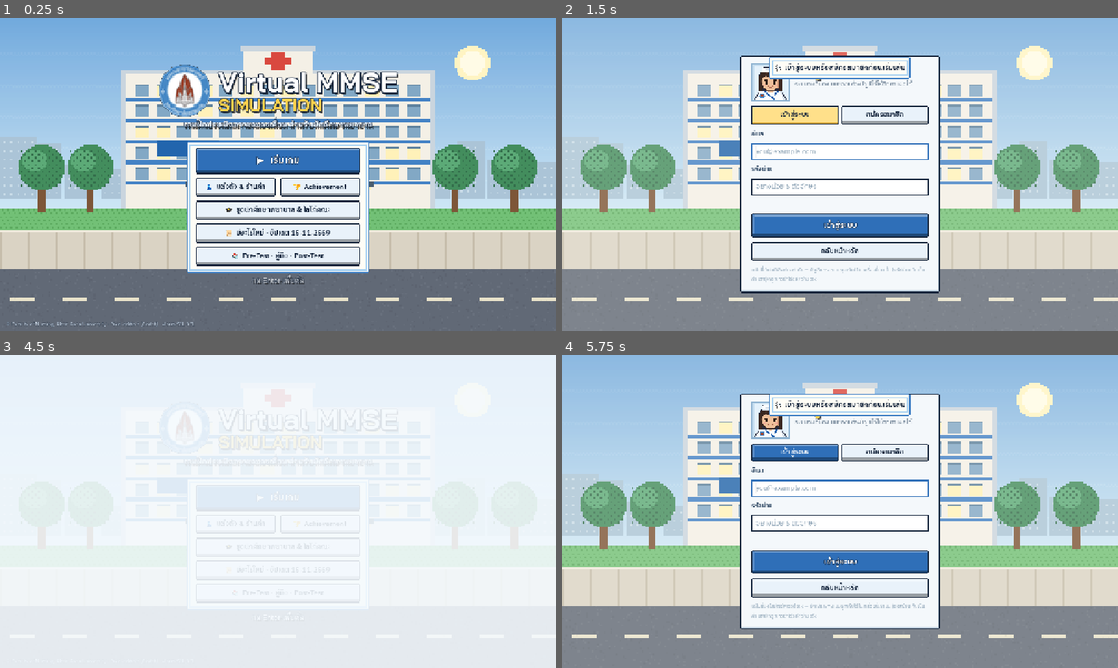
Above: before the commit, frames 1-4 (two rows, left to right).
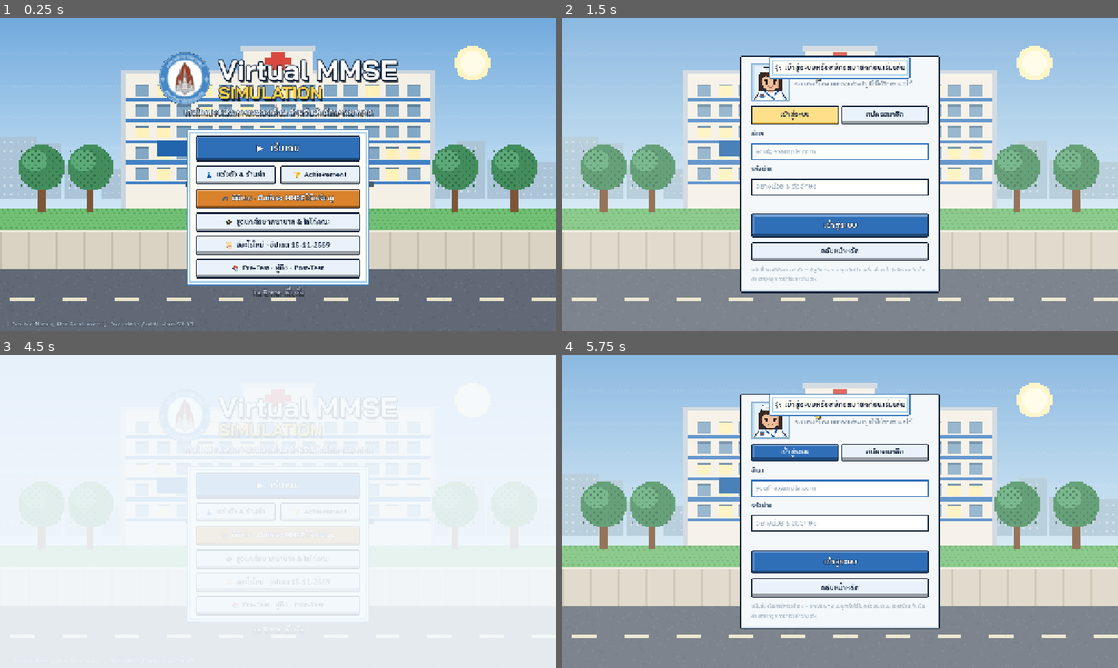
Above: after the commit, the same moments.

Repository: keerati-chawong/virtual-mmse-pixel
Game: Godot game, scene res://scenes/main.tscn
The game is run twice, just before and just after one commit, with the same random seed, the same clock (stepped at 60 frames per second) and the same inputs.
Inputs:
- Up to frame 1 (0.25 s): no input
- Up to frame 2 (1.5 s): click "▶ เริ่มเกม" at 0.5 s; click "เข้าสู่ระบบ" at 1.25 s
- Up to frame 3 (4.5 s): click "สมัครสมาชิก" at 2 s; click "เข้าสู่ระบบ" at 2.75 s; click "เข้าสู่ระบบ" at 3.5 s; click "กลับหน้าหลัก" at 4.25 s
- Up to frame 4 (5.75 s): click "👗 แต่งตัว & ร้านค้า" at 5 s

The runs differ from the first frame. In frame 1, 17% of the frame differs, in the area x 28-72%, y 10-90%; in frame 2, nothing differs; in frame 3, 0.3%; in frame 4, nothing differs.

Commit message:
เพิ่มมินิเกม 3 เกม: จำให้แม่น · ลบเจ็ดสายฟ้า · จัดกระเป๋าให้ถูก
- หน้า 🎮 มินิเกม (scripts/screens/minigame.gd) เข้าได้จากหน้าแรกและเมนูเกม
- จำให้แม่น: จับคู่ไพ่อุปกรณ์ 6 คู่ใน 60 วินาที (ฝึกความจำ ข้อ 3/5)
- ลบเจ็ดสายฟ้า: 100 − 7 ต่อเนื่องใน 45 วินาที กด 1–4 ได้ (ข้อ 4)
- จัดกระเป๋าให้ถูก: คัดอุปกรณ์ MMSE ออกจากของหลอก 12 ชิ้นใน 40 วินาที พร้อมเหตุผล
- เหรียญจากมินิเกม (ร่าง): สูงสุด 20 ต่อรอบ วันละ 3 รอบต่อเกม — Prof.MINI_RULES
- Achievement ใหม่ "นักเล่นมินิเกม" เล่นครบ 3 เกม ได้ 30 เหรียญ
- เพิ่มอีโมจิที่ใช้ในฟอนต์ subset · tools/shots.gd --mini เล่นมินิเกมอัตโนมัติ
- export เว็บใหม่

Co-Authored-By: Claude Opus 5.5 <noreply@anthropic.com>
Claude-Session: https://claude.ai/code/session_01R8K42u8NmKwX22d8zF9Aod

Diff:
--- a/scripts/data.gd
+++ b/scripts/data.gd
@@ -317,6 +317,7 @@
 const RULES_TEXT := "[b]คุณสมบัติผู้ใช้แบบประเมิน[/b]\n• ผู้ใช้แบบประเมินต้องจบ [b]ปริญญาตรีขึ้นไป[/b]\n• ไม่ประเมินกับ …(505 unchanged characters)…
 
 const UPDATE_NOTES_NEW := [
+	"เพิ่มมินิเกม 3 เกม (จำให้แม่น · ลบเจ็ดสายฟ้า · จัดกระเป๋าให้ถูก) ฝึกทักษะ MMSE และได้เหรียญ — กดปุ่ม 🎮 มินิเกม ที่เมนูเกม",
 	"เพิ่มซีนประเมินในชุมชน (เยี่ยมบ้าน) — เลือกได้ที่เมนูเกมว่าจะประเมินในโรงพยาบาลหรือในชุมชน",
 	"เพิ่มระบบเลือกความยาก ง่าย · ปานกลาง · ยาก — ระบบสุ่มเคส 1 ใน 3 ของระดับที่เลือก",
 	"เพิ่มระบบแต่งตัว เลือกตัวละครผู้หญิง/ผู้ชาย ชุด หมวก รองเท้า และเครื่องประดับ",
--- a/scripts/main.gd
+++ b/scripts/main.gd
@@ -14,8 +14,9 @@
 	"result": "res://scripts/screens/result.gd",
 	"wardrobe": "res://scripts/screens/wardrobe.gd",
 	"achieve": "res://scripts/screens/achieve.gd",
+	"minigame": "res://scripts/screens/minigame.gd",
 }
-const NEED_LOGIN := ["lobby", "brief", "wardrobe", "achieve"]
+const NEED_LOGIN := ["lobby", "brief", "wardrobe", "achieve", "minigame"]
 const GAME_SCREENS := ["walk", "time", "cmd", "part"]
 
 var content: Control
--- a/scripts/profile.gd
+++ b/scripts/profile.gd
@@ -55,6 +55,7 @@
 	{"id": "community", "icon": "🏡", "t": "ลงชุมชนครั้งแรก", "desc": "ประเมินเต็มชุดในชุมชน (เยี่ยมบ้าน) จบ 1 ครั้ง", "reward": {"item": "hat_sun"}},
 	{"id": "hard_clear", "icon": "🔥", "t": "มือโปรเคสยาก", "desc": "ประเมินเต็มชุดระดับยากได้อย่างน้อย 2 ดาว", "reward": {"coins": 80}},
 	{"id": "all_diff", "icon": "👑", "t": "ครบทุกระดับ", "desc": "ประเมินเต็มชุดจบครบทั้งระดับง่าย ปานกลาง และยาก", "reward": {"item": "suit_gold"}},
+	{"id": "mini_all", "icon": "🎮", "t": "นักเล่นมินิเกม", "desc": "เล่นมินิเกมครบทั้ง 3 เกม", "reward": {"coins": 30}},
 	{"id": "shopper", "icon": "🛍", "t": "สายแฟชั่นประจำวอร์ด", "desc": "ซื้อเสื้อผ้าชิ้นแรกจากร้าน", "reward": {"coins": 10}},
 ]
 
@@ -66,6 +67,12 @@
 	"full_bonus": 30,      # โบนัสเมื่อประเมินครบทั้งชุด
 	"community_bonus": 10, # โบนัสเมื่อประเมินในชุมชน (เต็มชุด)
 	"start": 50,           # เหรียญเริ่มต้นของบัญชีใหม่
+}
+
+# มินิเกม (ร่าง): เหรียญต่อรอบ = round(max × ผลงาน 0–1) · รับเหรียญได้วันละ daily รอบต่อเกม
+const MINI_RULES := {
+	"max": 20,    # เหรียญสูงสุดต่อรอบ
+	"daily": 3,   # จำนวนรอบที่ได้เหรียญต่อวัน ต่อเกม
 }
 
 var data := {}
@@ -114,6 +121,44 @@
 func add_coins(n: int) -> void:
 	data.coins = coins() + n
 	save()
+
+
+# ---------- มินิเกม ----------
+func _mini() -> Dictionary:
+	if not data.has("mini") or not (data.mini is Dictionary):
+		data.mini = {}
+	var m: Dictionary = data.mini
+	var today := Time.get_date_string_from_system()
+	if m.get("day", "") != today:
+		m.day = today
+		m.n = {}
+	for k in ["n", "best", "played"]:
+		if not m.has(k) or not (m[k] is Dictionary):
+			m[k] = {}
+	return m
+
+func mini_left(id: String) -> int:
+	return maxi(int(MINI_RULES.daily) - int(_mini().n.get(id, 0)), 0)
+
+func mini_best(id: String) -> int:
+	return int(_mini().best.get(id, 0))
+
+## จบรอบมินิเกม → คืนเหรียญที่ได้
+func mini_end(id: String, pct: float, best: int) -> int:
+	var m := _mini()
+	var earned := 0
+	if mini_left(id) > 0:
+		earned = int(round(float(MINI_RULES.max) * clampf(pct, 0.0, 1.0)))
+		if earned > 0:
+			m.n[id] = int(m.n.get(id, 0)) + 1
+			data.coins = coins() + earned
+	if best > int(m.best.get(id, 0)):
+		m.best[id] = best
+	m.played[id] = true
+	save()
+	if m.played.size() >= 3:
+		unlock("mini_all")
+	return earned
 
 
 # ---------- ตู้เสื้อผ้า ----------
--- a/scripts/screens/home.gd
+++ b/scripts/screens/home.gd
@@ -61,6 +61,7 @@
 	ab.size_flags_horizontal = Control.SIZE_EXPAND_FILL
 	mh.add_child(ab)
 	mv.add_child(mh)
+	mv.add_child(UI.btn("🎮  มินิเกม · ฝึกทักษะ MMSE ได้เหรียญ", func(): G.goto("minigame"), "warn", 16))
 	mv.add_child(UI.btn("🎓  ชุดนักศึกษาพยาบาล & โลโก้คณะ", _gallery, "", 16))
 	mv.add_child(UI.btn("📜  มีอะไรใหม่ · อัปเดต 15-11-2569", _notes, "", 16))
 	mv.add_child(UI.btn("📚  Pre-Test · คู่มือ · Post-Test", func(): G.say("ส่วนนี้ยังไม่อยู่ในเดโม — เดโมนี้คือเกมประเมิน MMSE ครบทั้ง 11 ข้อ"), "", 16))
--- a/scripts/screens/lobby.gd
+++ b/scripts/screens/lobby.gd
@@ -26,6 +26,7 @@
 	coin_l = UI.head("🪙 %d" % Prof.coins(), 18, UI.INK)
 	cf.add_child(coin_l)
 	top.add_child(cf)
+	top.add_child(UI.btn("🎮 มินิเกม", func(): G.goto("minigame"), "warn", 14))
 	top.add_child(UI.btn("👗 แต่งตัว & ร้านค้า", func(): G.goto("wardrobe"), "", 14))
 	top.add_child(UI.btn("🏆 Achievement", func(): G.goto("achieve"), "", 14))
 	top.add_child(UI.btn("ออกจากระบบ", func():
--- /dev/null
+++ b/scripts/screens/minigame.gd
@@ -0,0 +1,495 @@
+extends Control
+## มินิเกม — เกมสั้น ๆ ฝึกทักษะที่ใช้ใน MMSE และเป็นอีกทางหาเหรียญ
+##   memory : จำให้แม่น — เปิดไพ่จับคู่อุปกรณ์ (ฝึกความจำแบบข้อ 3/5)
+##   seven  : ลบเจ็ดสายฟ้า — 100 − 7 ต่อเนื่องให้ไวที่สุด (ข้อ 4)
+##   kit    : จัดกระเป๋าให้ถูก — คัดอุปกรณ์ MMSE ออกจากของหลอก
+## กติกาเหรียญ: Prof.MINI_RULES (scripts/profile.gd)
+
+const GAMES := [
+	{"id": "memory", "icon": "🧠", "t": "จำให้แม่น", "mmse": "ข้อ 3 · ข้อ 5 ความจำ",
+	 "desc": "เปิดไพ่ทีละ 2 ใบ จับคู่อุปกรณ์ที่เหมือนกันให้ครบ 6 คู่ ภายใน 60 วินาที ยิ่งเปิดน้อยครั้งยิ่งได้เหรียญมาก", "time": 60.0},
+	{"id": "seven", "icon": "🔢", "t": "ลบเจ็ดสายฟ้า", "mmse": "ข้อ 4 คิดเลขในใจ",
+	 "desc": "เริ่มที่ 100 แล้วลบทีละ 7 เลือกคำตอบให้ถูกและไวที่สุดใน 45 วินาที (กดปุ่ม 1–4 บนคีย์บอร์ดได้)", "time": 45.0},
+	{"id": "kit", "icon": "🧳", "t": "จัดกระเป๋าให้ถูก", "mmse": "การเตรียมอุปกรณ์",
+	 "desc": "ของจะมาทีละชิ้น ตัดสินว่าต้องใส่กระเป๋าไปประเมิน MMSE หรือไม่ใช้ 12 ชิ้นใน 40 วินาที", "time": 40.0},
+]
+const MEM_KEYS := ["form", "a4", "pencil", "watch", "card", "penta"]
+const KIT_USE := {
+	"form": "ใช้บันทึกคะแนนทุกข้อ",
+	"a4": "ข้อ 8 พับกระดาษ · ข้อ 10 เขียน · ข้อ 11 วาด",
+	"pencil": "ข้อ 6 บอกชื่อ · ข้อ 10–11 เขียนและวาด",
+	"watch": "ข้อ 6 ให้ผู้ป่วยบอกชื่อสิ่งของ",
+	"card": "ข้อ 9 อ่านแล้วทำตาม",
+	"penta": "ข้อ 11 แบบให้ผู้ป่วยวาดตาม",
+}
+
+var game := ""          # "" = หน้ารวม
+var body: VBoxContainer
+var coin_l: Label
+var time_l: Label
+var score_l: Label
+var info_l: Label
+var time_left := 0.0
+var playing := false
+var score := 0
+var lock := false
+
+# memory
+var cards: Array = []     # [{k, b, open, done}]
+var first := -1
+var moves := 0
+var pairs := 0
+# seven
+var cur_n := 100
+var opts: Array = []
+var opt_btns: Array = []
+var q_l: Label
+var wrong := 0
+# kit
+var deck: Array = []
+var di := 0
+var item_box: VBoxContainer
+
+
+func _ready() -> void:
+	add_child(UI.backdrop(0.6))
+	var col := UI.vbox(12)
+	var m := UI.margin(col, 20)
+	m.set_anchors_preset(Control.PRESET_FULL_RECT)
+	add_child(m)
+	var top := UI.hbox(10)
+	top.add_child(UI.btn("◀ เมนูเกม", func(): G.goto("lobby"), "", 13))
+	top.add_child(UI.title("🎮 มินิเกม", 32, Color.WHITE))
+	top.add_child(UI.spacer())
+	top.add_child(UI.btn("👗 แต่งตัว & ร้านค้า", func(): G.goto("wardrobe"), "", 14))
+	var cf := UI.frame("slot_on", 8)
+	coin_l = UI.head("", 20, UI.INK)
+	cf.add_child(coin_l)
+	top.add_child(cf)
+	col.add_child(top)
+	body = UI.vbox(12)
+	body.size_flags_vertical = Control.SIZE_EXPAND_FILL
+	col.add_child(body)
+	Prof.changed.connect(_coins)
+	_coins()
+	_hub()
+
+
+func _coins() -> void:
+	if is_inside_tree():
+		coin_l.text = "🪙 %d" % Prof.coins()
+
+
+func _g(id: String) -> Dictionary:
+	for g in GAMES:
+		if g.id == id:
+			return g
+	return {}
+
+
+# ============================================================ หน้ารวม
+func _hub() -> void:
+	game = ""
+	playing = false
+	UI.clear(body)
+	var sub := UI.wrap(UI.label("เกมสั้น ๆ ฝึกทักษะที่ใช้ในการประเมิน MMSE · ได้เหรียญวันละ %d รอบต่อเกม (สูงสุดรอบละ %d เหรียญ)" % [Prof.MINI_RULES.daily, Prof.MINI_RULES.max], 15, Color.WHITE, true))
+	sub.add_theme_constant_override("outline_size", 5)
+	sub.add_theme_color_override("font_outline_color", UI.INK)
+	body.add_child(sub)
+	var row := UI.hbox(14)
+	row.size_flags_vertical = Control.SIZE_EXPAND_FILL
+	body.add_child(row)
+	for g in GAMES:
+		var card := UI.frame("dialog", 18)
+		card.size_flags_horizontal = Control.SIZE_EXPAND_FILL
+		var v := UI.vbox(10)
+		card.add_child(v)
+		var ic := UI.label(g.icon, 54)
+		ic.horizontal_alignment = HORIZONTAL_ALIGNMENT_CENTER
+		v.add_child(ic)
+		var t := UI.head(g.t, 28, UI.BRAND)
+		t.horizontal_alignment = HORIZONTAL_ALIGNMENT_CENTER
+		v.add_child(t)
+		var chip_row := UI.hbox(0)
+		chip_row.alignment = BoxContainer.ALIGNMENT_CENTER
+		chip_row.add_child(UI.chip("ฝึก " + g.mmse, UI.BRAND_SOFT, UI.BRAND, 13))
+		v.add_child(chip_row)
+		var d := UI.wrap(UI.label(g.desc, 15, UI.INK_2))
+		d.size_flags_vertical = Control.SIZE_EXPAND_FILL
+		v.add_child(d)
+		var left: int = Prof.mini_left(g.id)
+		v.add_child(UI.label("สถิติดีที่สุด: %s" % _best_text(g.id), 14, UI.INK, true))
+		v.add_child(UI.label(("รับเหรียญได้อีก %d รอบวันนี้" % left) if left > 0 else "วันนี้รับเหรียญครบแล้ว (เล่นต่อได้ ไม่ได้เหรียญ)", 13, UI.OK if left > 0 else UI.MUTED))
+		var id: String = g.id
+		var b := UI.btn("▶  เล่น", func(): _start(id), "primary", 20)
+		v.add_child(b)
+		row.add_child(card)
+
+
+func _best_text(id: String) -> String:
+	var b: int = Prof.mini_best(id)
+	if b <= 0:
+		return "-"
+	match id:
+		"memory":
+			return "%d คะแนน" % b
+		"seven":
+			return "ตอบถูก %d ข้อ" % b
+		_:
+			return "ถูก %d / 12 ชิ้น" % b
+
+
+# ============================================================ โครงหน้าเล่น
+func _start(id: String) -> void:
+	game = id
+	score = 0
+	lock = false
+	time_left = float(_g(id).time)
+	UI.clear(body)
+	var hud := UI.hbox(12)
+	var tf := UI.frame("slot_on", 8)
+	time_l = UI.head("", 22, UI.INK)
+	tf.add_child(time_l)
+	hud.add_child(tf)
+	hud.add_child(UI.title(_g(id).icon + " " + _g(id).t, 26, UI.GOLD))
+	hud.add_child(UI.spacer())
+	var sf := UI.frame("dialog", 8)
+	score_l = UI.head("", 20, UI.INK)
+	sf.add_child(score_l)
+	hud.add_child(sf)
+	hud.add_child(UI.btn("ยอมแพ้", func(): _end(), "", 13))
+	body.add_child(hud)
+	var area := UI.frame("dialog", 18)
+	area.size_flags_vertical = Control.SIZE_EXPAND_FILL
+	var av := UI.vbox(12)
+	av.alignment = BoxContainer.ALIGNMENT_CENTER
+	area.add_child(av)
+	body.add_child(area)
+	info_l = UI.wrap(UI.label("", 16, UI.INK_2))
+	info_l.horizontal_alignment = HORIZONTAL_ALIGNMENT_CENTER
+	match id:
+		"memory":
+			_mem_build(av)
+		"seven":
+			_seven_build(av)
+		"kit":
+			_kit_build(av)
+	av.add_child(info_l)
+	playing = true
+	S.play("open")
+	_hud()
+
+
+func _process(delta: float) -> void:
+	if not playing:
+		return
+	time_left -= delta
+	if time_left <= 0.0:
+		time_left = 0.0
+		_hud()
+		_end()
+		return
+	_hud()
+
+
+func _hud() -> void:
+	if time_l == null or not is_instance_valid(time_l):
+		return
+	time_l.text = "⏱ %d" % int(ceil(time_left))
+	time_l.add_theme_color_override("font_color", Color("d13b3b") if time_left <= 10.0 else UI.INK)
+	match game:
+		"memory":
+			score_l.text = "คู่ %d / 6 · เปิด %d ครั้ง" % [pairs, moves]
+		"seven":
+			score_l.text = "ถูก %d · ผิด %d" % [score, wrong]
+		"kit":
+			score_l.text = "ชิ้นที่ %d / 12 · ถูก %d" % [mini(di + 1, 12), score]
+
+
+# ============================================================ 1) จำให้แม่น
+func _mem_build(av: VBoxContainer) -> void:
+	cards.clear()
+	first = -1
+	moves = 0
+	pairs = 0
+	var ks: Array = MEM_KEYS + MEM_KEYS
+	ks.shuffle()
+	var grid := GridContainer.new()
+	grid.columns = 6
+	grid.add_theme_constant_override("h_separation", 14)
+	grid.add_theme_constant_override("v_separation", 14)
+	var c := CenterContainer.new()
+	c.add_child(grid)
+	av.add_child(c)
+	for i in ks.size():
+		var b := UI.btn("?", _flip.bind(i), "primary", 40)
+		b.custom_minimum_size = Vector2(120, 120)
+		b.expand_icon = true
+		b.icon_alignment = HORIZONTAL_ALIGNMENT_CENTER
+		b.texture_filter = CanvasItem.TEXTURE_FILTER_NEAREST
+		grid.add_child(b)
+		cards.append({"k": ks[i], "b": b, "open": false, "done": false})
+	info_l.text = "จำตำแหน่งให้ดี — เปิดไพ่ 2 ใบ ถ้าเป็นอุปกรณ์เดียวกันจะค้างไว้"
+
+
+func _show_card(i: int, open: bool) -> void:
+	var c: Dictionary = cards[i]
+	c.open = open
+	var b: Button = c.b
+	if open:
+		b.text = ""
+		b.icon = Px.kit_icon(c.k)
+		b.add_theme_constant_override("icon_max_width", 72)
+	else:
+		b.text = "?"
+		b.icon = null
+
+
+func _flip(i: int) -> void:
+	if not playing or lock or game != "memory":
+		return
+	var c: Dictionary = cards[i]
+	if c.done or c.open:
+		return
+	_show_card(i, true)
+	S.play("blip")
+	if first < 0:
+		first = i
+		return
+	moves += 1
+	var a: Dictionary = cards[first]
+	if a.k == c.k:
+		a.done = true
+		c.done = true
+		a.b.disabled = true
+		c.b.disabled = true
+		pairs += 1
+		S.play("star")
+		info_l.text = "✔ คู่ “%s”" % _kit_name(c.k)
+		first = -1
+		_hud()
+		if pairs >= 6:
+			_end()
+		return
+	var f := first
+	first = -1
+	lock = true
+	S.play("error")
+	_hud()
+	await get_tree().create_timer(0.7).timeout
+	if not is_inside_tree() or game != "memory":
+		return
+	_show_card(f, false)
+	_show_card(i, false)
+	lock = false
+
+
+func _kit_name(k: String) -> String:
+	for it in D.KIT:
+		if it.k == k:
+			return it.t
+	return k
+
+
+# ============================================================ 2) ลบเจ็ดสายฟ้า
+func _seven_build(av: VBoxContainer) -> void:
+	cur_n = 100
+	wrong = 0
+	q_l = UI.title("", 64, Color.WHITE)
+	q_l.horizontal_alignment = HORIZONTAL_ALIGNMENT_CENTER
+	av.add_child(q_l)
+	var g := GridContainer.new()
+	g.columns = 2
+	g.add_theme_constant_override("h_separation", 16)
+	g.add_theme_constant_override("v_separation", 16)
+	var c := CenterContainer.new()
+	c.add_child(g)
+	av.add_child(c)
+	opt_btns.clear()
+	for i in 4:
+		var b := UI.btn("", _answer.bind(i), "primary", 34)
+		b.custom_minimum_size = Vector2(300, 84)
+		g.add_child(b)
+		opt_btns.append(b)
+	_seven_next()
+
+
+func _seven_next() -> void:
+	if cur_n < 7:
+		cur_n = 60 + randi() % 61   # วนใหม่: สุ่มเลขเริ่ม 60–120
+		info_l.text = "ลบจนเหลือน้อยกว่า 7 แล้ว — เริ่มใหม่จาก %d" % cur_n
+	var right := cur_n - 7
+	var pool := [right + 1, right - 1, right + 10, right - 10, cur_n - 6, cur_n - 8, right + 2]
+	var seen := {right: true}
+	opts = [right]
+	pool.shuffle()
+	for x in pool:
+		if opts.size() >= 4:
+			break
+		if x >= 0 and not seen.has(x):
+			seen[x] = true
+			opts.append(x)
+	opts.shuffle()
+	q_l.text = "%d − 7 = ?" % cur_n
+	for i in 4:
+		opt_btns[i].text = "%d ▸ %d" % [i + 1, opts[i]]
+
+
+func _answer(i: int) -> void:
+	if not playing or game != "seven":
+		return
+	var right := cur_n - 7
+	if int(opts[i]) == right:
+		score += 1
+		S.play("star")
+		info_l.text = "✔ %d − 7 = %d" % [cur_n, right]
+	else:
+		wrong += 1
+		S.play("error")
+		info_l.text = "✘ %d − 7 = %d (ไม่ใช่ %d) — ไปต่อจาก %d" % [cur_n, right, opts[i], right]
+	cur_n = right
+	_seven_next()
+	_hud()
+
+
+func _unhandled_key_input(e: InputEvent) -> void:
+	if game == "seven" and playing and e.is_pressed() and not e.is_echo():
+		var k: int = e.keycode
+		if k >= KEY_1 and k <= KEY_4:
+			_answer(k - KEY_1)
+		elif k >= KEY_KP_1 and k <= KEY_KP_4:
+			_answer(k - KEY_KP_1)
+	elif game == "kit" and playing and e.is_pressed() and not e.is_echo():
+		if e.keycode == KEY_LEFT:
+			_pack(true)
+		elif e.keycode == KEY_RIGHT:
+			_pack(false)
+
+
+# ============================================================ 3) จัดกระเป๋าให้ถูก
+func _kit_build(av: VBoxContainer) -> void:
+	var good := D.KIT.filter(func(x): return x.ok)
+	var bad := D.KIT.filter(func(x): return not x.ok)
+	good.shuffle()
+	bad.shuffle()
+	deck = good.slice(0, 6) + bad.slice(0, 5)
+	deck.append(G.pick(good))
+	deck.shuffle()
+	di = 0
+	item_box = UI.vbox(8)
+	item_box.alignment = BoxContainer.ALIGNMENT_CENTER
+	av.add_child(item_box)
+	var h := UI.hbox(24)
+	h.alignment = BoxContainer.ALIGNMENT_CENTER
+	var yes := UI.btn("✔  ใส่กระเป๋า  (←)", func(): _pack(true), "ok", 26)
+	yes.custom_minimum_size = Vector2(320, 80)
+	var no := UI.btn("✘  ไม่ใช้  (→)", func(): _pack(false), "warn", 26)
+	no.custom_minimum_size = Vector2(320, 80)
+	h.add_child(yes)
+	h.add_child(no)
+	av.add_child(h)
+	_kit_show()
+	info_l.text = "อุปกรณ์ที่แบบประเมินกำหนดเท่านั้นที่ต้องใส่กระเป๋า"
+
+
+func _kit_show() -> void:
+	UI.clear(item_box)
+	var it: Dictionary = deck[di]
+	var c := CenterContainer.new()
+	var f := UI.frame("slot", 10)
+	f.add_child(UI.pix(Px.kit_icon(it.k), 8.0))
+	c.add_child(f)
+	item_box.add_child(c)
+	var t := UI.head(it.t, 30, UI.INK)
+	t.horizontal_alignment = HORIZONTAL_ALIGNMENT_CENTER
+	item_box.add_child(t)
+
+
+func _pack(put: bool) -> void:
+	if not playing or game != "kit" or di >= deck.size():
+		return
+	var it: Dictionary = deck[di]
+	var ok: bool = put == bool(it.ok)
+	if ok:
+		score += 1
+		S.play("star")
+		info_l.text = "✔ " + (("%s — %s" % [it.t, KIT_USE.get(it.k, "")]) if it.ok else ("%s — %s" % [it.t, it.why]))
+	else:
+		S.play("error")
+		info_l.text = "✘ " + (("%s ต้องใช้! — %s" % [it.t, KIT_USE.get(it.k, "")]) if it.ok else ("%s ไม่ต้องใช้ — %s" % [it.t, it.why]))
+	di += 1
+	_hud()
+	if di >= deck.size():
+		_end()
+		return
+	_kit_show()
+
+
+# ============================================================ จบเกม
+## คะแนน 0–100 สำหรับคิดเหรียญ + ค่าที่เก็บเป็นสถิติดีที่สุด
+func _result() -> Dictionary:
+	match game:
+		"memory":
+			var pts := 0
+			if pairs >= 6:
+				pts = clampi(100 - (moves - 6) * 5, 30, 100) + int(time_left)   # โบนัสเวลาที่เหลือ
+			else:
+				pts = pairs * 8
+			return {"pct": clampf(pts / 100.0, 0.0, 1.0), "best": pts,
+				"line": ("จับคู่ครบ 6 คู่ เปิด %d ครั้ง เหลือเวลา %d วินาที → %d คะแนน" % [moves, int(time_left), pts]) if pairs >= 6 else ("จับคู่ได้ %d / 6 คู่ → %d คะแนน" % [pairs, pts])}
+		"seven":
+			var net := maxi(score - wrong, 0)
+			return {"pct": clampf(net / 12.0, 0.0, 1.0), "best": score,
+				"line": "ตอบถูก %d ข้อ ผิด %d ข้อ" % [score, wrong]}
+		_:
+			return {"pct": clampf((score - 6) / 6.0, 0.0, 1.0), "best": score,
+				"line": "คัดถูก %d จาก 12 ชิ้น" % score}
+
+
+func _end() -> void:
+	if not playing:
+		return
+	playing = false
+	var r := _result()
+	var id := game
+	var prev: int = Prof.mini_best(id)
+	var earned: int = Prof.mini_end(id, float(r.pct), int(r.best))
+	UI.clear(body)
+	var c := CenterContainer.new()
+	c.size_flags_vertical = Control.SIZE_EXPAND_FILL
+	var f := UI.frame("dialog", 26)
+	f.custom_minimum_size = Vector2(620, 0)
+	var v := UI.vbox(12)
+	f.add_child(v)
+	c.add_child(f)
+	body.add_child(c)
+	var t := UI.head(_g(id).icon + "  " + ("หมดเวลา!" if time_left <= 0.0 else "จบเกม!"), 34, UI.BRAND)
+	t.horizontal_alignment = HORIZONTAL_ALIGNMENT_CENTER
+	v.add_child(t)
+	var l := UI.wrap(UI.label(r.line, 20, UI.INK, true))
+	l.horizontal_alignment = HORIZONTAL_ALIGNMENT_CENTER
+	v.add_child(l)
+	if int(r.best) > prev and prev > 0:
+		var nb := UI.label("🎉 ทำสถิติใหม่! (เดิม %s)" % str(prev), 17, UI.OK, true)
+		nb.horizontal_alignment = HORIZONTAL_ALIGNMENT_CENTER
+		v.add_child(nb)
+	var cl: Label
+	if earned > 0:
+		cl = UI.label("+%d 🪙  (รวม %d เหรียญ)" % [earned, Prof.coins()], 24, Color("c07a00"), true)
+		S.play("ok")
+	elif Prof.mini_left(id) <= 0 and earned == 0:
+		cl = UI.label("วันนี้รับเหรียญจากเกมนี้ครบแล้ว — พรุ่งนี้มาใหม่นะ", 16, UI.MUTED)
+	else:
+		cl = UI.label("ยังไม่ได้เหรียญรอบนี้ — ลองอีกครั้ง!", 16, UI.MUTED)
+	cl.horizontal_alignment = HORIZONTAL_ALIGNMENT_CENTER
+	v.add_child(cl)
+	if id == "seven":
+		var tip := UI.wrap(UI.label("ใน MMSE ข้อ 4 ผู้ป่วยลบ 7 ต่อเนื่อง 5 ครั้ง (93 · 86 · 79 · 72 · 65) — ถ้าลบพลาด ให้นับต่อจากตัวเลขที่ผู้ป่วยตอบ", 14, UI.INK_2))
+		tip.horizontal_alignment = HORIZONTAL_ALIGNMENT_CENTER
+		v.add_child(tip)
+	var h := UI.hbox(12)
+	h.alignment = BoxContainer.ALIGNMENT_CENTER
+	h.add_child(UI.btn("↻ เล่นอีกครั้ง", func(): _start(id), "primary", 18))
+	h.add_child(UI.btn("รวมมินิเกม", _hub, "", 18))
+	h.add_child(UI.btn("◀ เมนูเกม", func(): G.goto("lobby"), "", 18))
+	v.add_child(h)
--- a/tools/shots.gd
+++ b/tools/shots.gd
@@ -1,5 +1,5 @@
 extends Node
-## เล่นอัตโนมัติทั้งรอบ + ถ่ายภาพหน้าจอ (ใช้ตรวจงาน): godot --path . -- --shots <dir> [--hard] [--comm] [--male]
+## เล่นอัตโนมัติทั้งรอบ + ถ่ายภาพหน้าจอ (ใช้ตรวจงาน): godot --path . -- --shots <dir> [--hard] [--comm] [--male] [--mini]
 
 var main: Node
 var dir := ""
@@ -97,6 +97,12 @@
 	G.goto("achieve")
 	await wait(0.8)
 	await shot("achieve")
+	G.goto("minigame")
+	await wait(0.8)
+	await shot("mini_hub")
+	if args.has("--mini"):
+		await _minigames()
+		return
 	G.setup = {"ans": {"edu": "yes", "blind": "no", "deaf": "no", "dep": "no", "pedu": "primary"},
 		"kit": {"form": true, "a4": true, "watch": true, "card": true, "penta": true, "x_pen": true}}
 	G.goto("brief", {"mode": "new"})
@@ -192,3 +198,69 @@
 		if nm == "result":
 			await shot("result")
 			return
+
+
+## เล่นมินิเกมทั้ง 3 เกมอัตโนมัติ
+func _minigames() -> void:
+	var m := cur()
+	# 1) จำให้แม่น — เปิดผิด 1 คู่ก่อน แล้วจับคู่ให้ครบ
+	m._start("memory")
+	await wait(0.3)
+	var idx := {}
+	for i in m.cards.size():
+		var k: String = m.cards[i].k
+		if not idx.has(k):
+			idx[k] = []
+		idx[k].append(i)
+	var ks: Array = idx.keys()
+	m._flip(idx[ks[0]][0])
+	m._flip(idx[ks[1]][0])
+	await wait(0.1)
+	await shot("mini_memory_wrong")
+	await wait(0.9)
+	for j in 3:
+		m._flip(idx[ks[j]][0])
+		m._flip(idx[ks[j]][1])
+		await wait(0.1)
+	m._flip(idx[ks[3]][0])
+	await wait(0.1)
+	await shot("mini_memory_play")
+	m._flip(idx[ks[3]][1])
+	for j in range(4, 6):
+		m._flip(idx[ks[j]][0])
+		m._flip(idx[ks[j]][1])
+	await wait(0.4)
+	await shot("mini_memory_end")
+	# 2) ลบเจ็ดสายฟ้า — ตอบถูก 6 ผิด 1
+	m._start("seven")
+	await wait(0.3)
+	await shot("mini_seven_play")
+	for j in 7:
+		var right: int = m.cur_n - 7
+		var pick: int = m.opts.find(right)
+		if j == 3:
+			pick = (pick + 1) % 4
+		m._answer(pick)
+		await wait(0.05)
+	await shot("mini_seven_after")
+	await until(func(): return not m.playing, 60.0)
+	await wait(0.3)
+	await shot("mini_seven_end")
+	# 3) จัดกระเป๋าให้ถูก — ตอบผิดชิ้นที่ 3
+	m._start("kit")
+	await wait(0.3)
+	await shot("mini_kit_play")
+	for j in 12:
+		var it: Dictionary = m.deck[m.di]
+		var put: bool = it.ok
+		if j == 2:
+			put = not put
+		m._pack(put)
+		if j == 2:
+			await wait(0.1)
+			await shot("mini_kit_wrong")
+	await wait(0.4)
+	await shot("mini_kit_end")
+	m._hub()
+	await wait(0.3)
+	await shot("mini_hub_after")
Binary file changed: assets/fonts/DejaVuSans-Symbols.ttf
Binary file changed: assets/fonts/NotoColorEmoji-Subset.ttf
Not shown, added: scripts/screens/minigame.gd.uid
Not shown, changed: docs/index.pck
